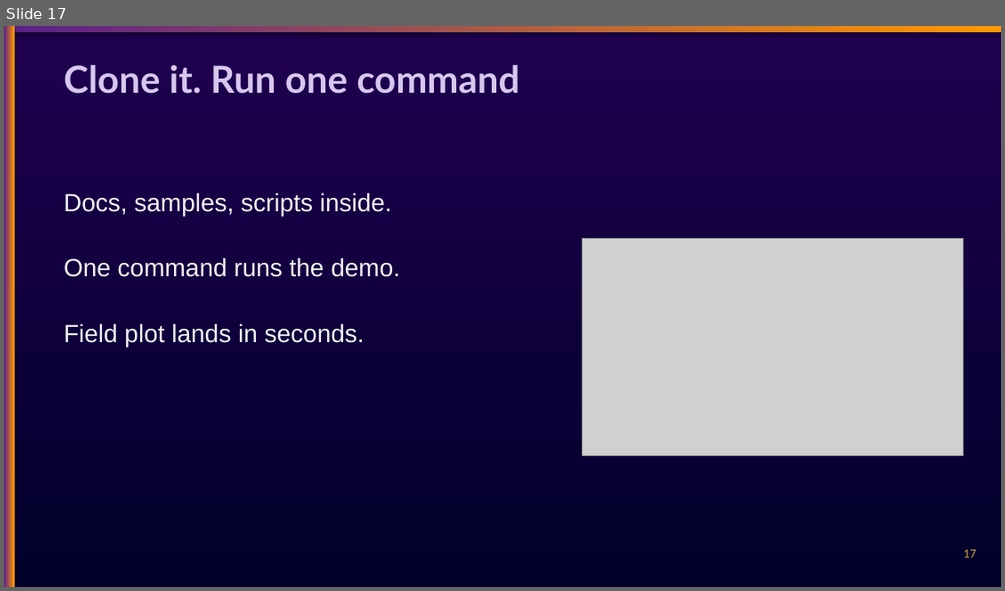
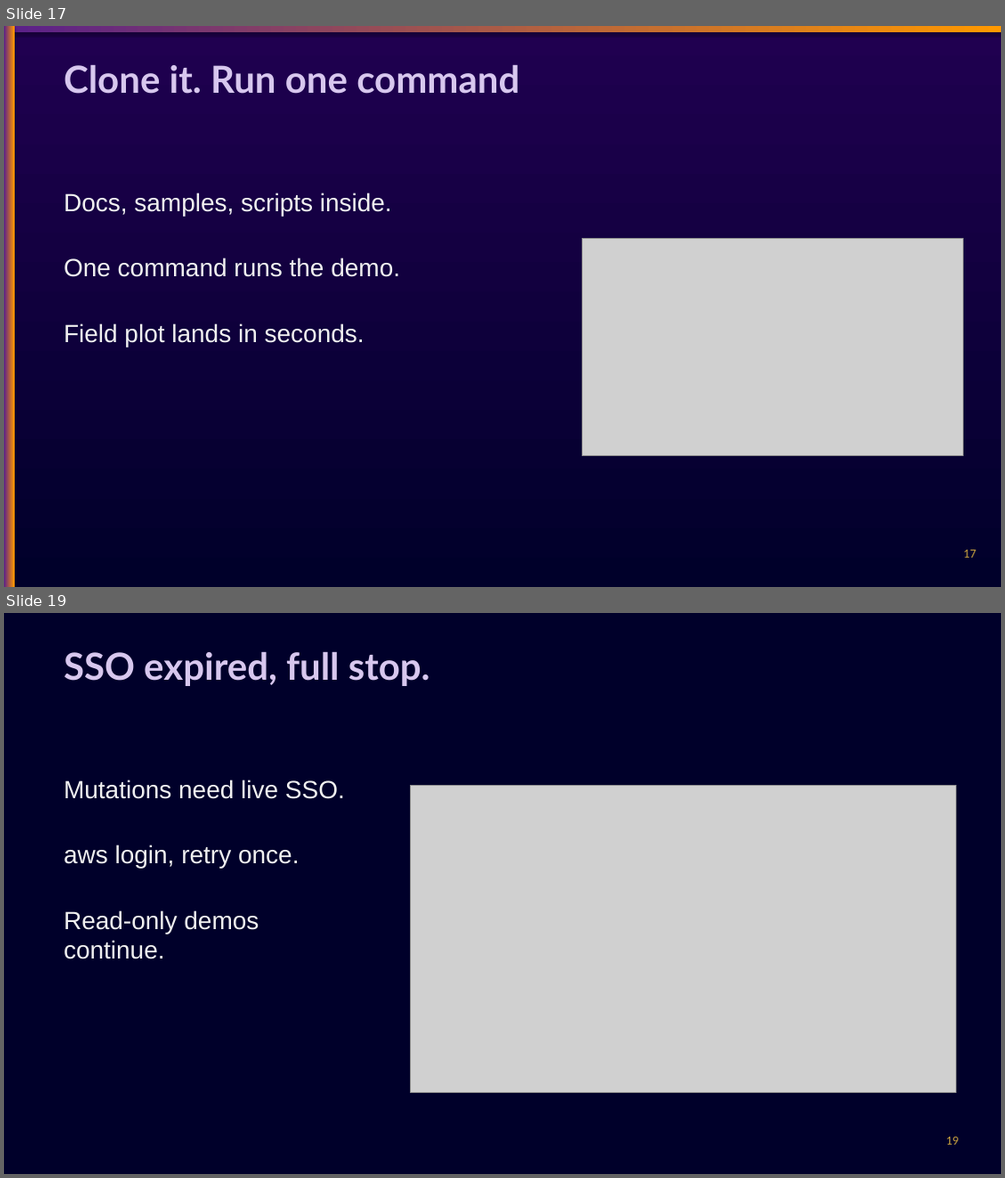
Before and after one commit to chasko-labs/nfl-big-data-bowl-2027, a slide deck: deck/unified.pptx. Shown one above the other, each under a label of ours: slide 17 before the commit, slides 17 and 19 after it; the slides between them are not shown. The pictures are 1005x591 and 1005x1178 pixels, drawn with LibreOffice and Linux fonts; fonts in the diff are those of the drawing; grey boxes stand for pictures. Boxes give left, top, right and bottom in pixels: in the first picture for what was removed or moved away, otherwise in the second. Text is boxed around its words. In the diff, an @@ line names an element or a change of style, - is before the commit and + after.

Commit message:
deck: 5 backup slides 18-22 plus attendee handout

```diff
--- a/deck/unified.pptx
+++ b/deck/unified.pptx
@@ slide 19 added at (4,613,1001,1174), background #00002A @@
@@ text added at (64,651,430,686), 36 pt, text #D7C7EE, bold @@
+SSO expired, full stop.
@@ text added at (64,779,345,959), 24 pt, text #F0F0F0 @@
+Mutations need live SSO.
+aws login, retry once.
+Read-only demos continue.
@@ picture added at (410,785,956,1093) @@
@@ text added at (946,1136,958,1144), 12 pt, text #C9A23F @@
+19
```
Also in this commit, not shown: 4 other slides added, 3 other files.
